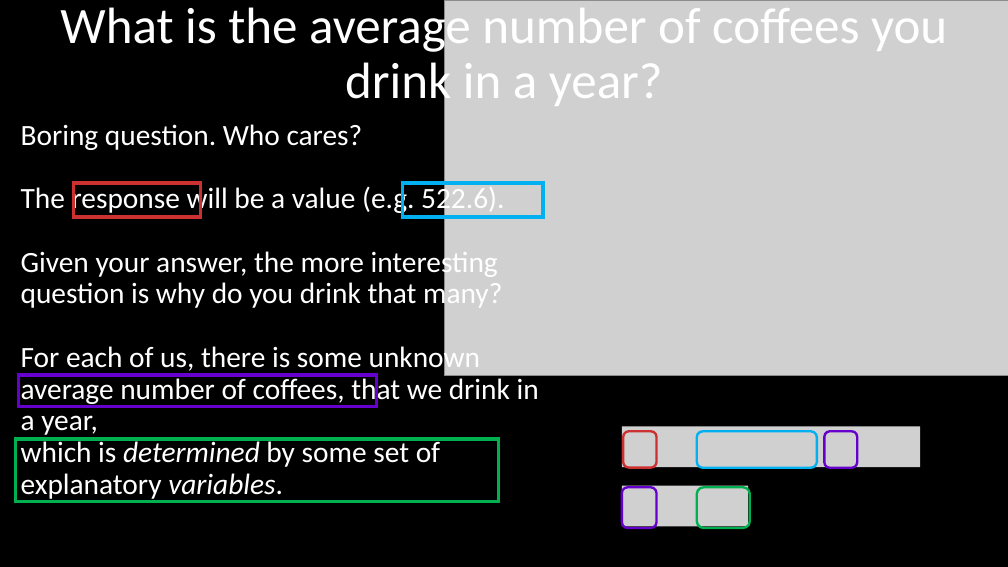
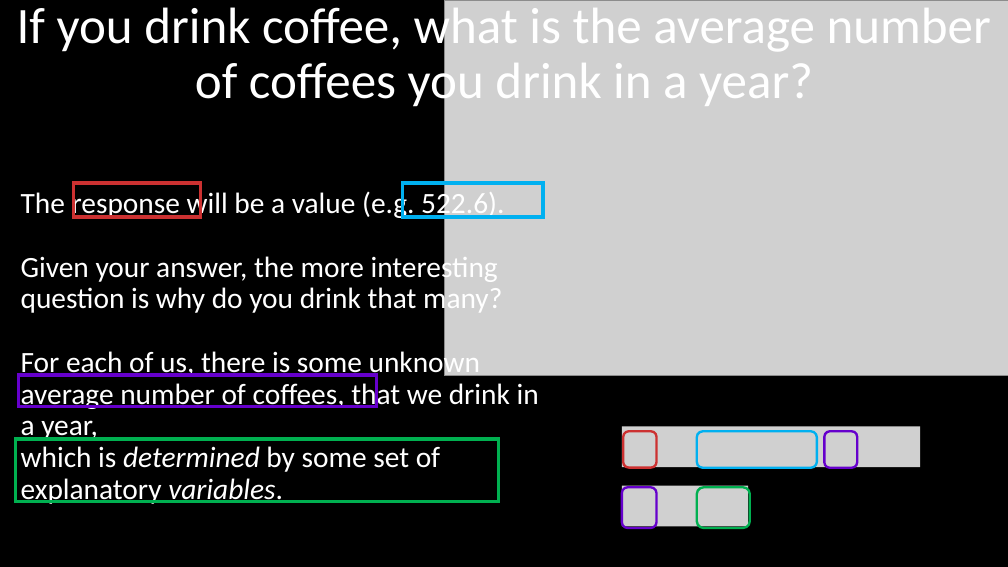
Before and after one commit to DeonRoos/stats-for-biologists, a slide deck: slide 18 of Lectures/BI3010 Lecture 1.5 Introduction to linear models.pptx (slide 20 before the commit). Drawn at 1008x567 pixels with LibreOffice and Linux fonts; fonts in the diff are those of the drawing; grey boxes stand for pictures. Boxes give left, top, right and bottom in pixels: in the first picture for what was removed or moved away, otherwise in the second. Text is boxed around its words. In the diff, an @@ line names an element or a change of style, - is before the commit and + after.

```diff
--- a/Lectures/BI3010 Lecture 1.5 Introduction to linear models.pptx
+++ b/Lectures/BI3010 Lecture 1.5 Introduction to linear models.pptx
@@ title at bbox=[17, 1, 991, 110]: text changed @@
-What is the average number of coffees you drink in a year?
+If you drink coffee, what is the average number of coffees you drink in a year?
@@ text "The response will be a ...": place and size @@
-text "The response will be a ..." at bbox=[21, 124, 539, 501]
+text "The response will be a ..." at bbox=[21, 189, 539, 504]
@@ text at bbox=[21, 124, 363, 150]: paragraph removed @@
-Boring question. Who cares?
```
Also in this commit, not shown: 4 other slides changed, 2 slides removed, 12 other files.
